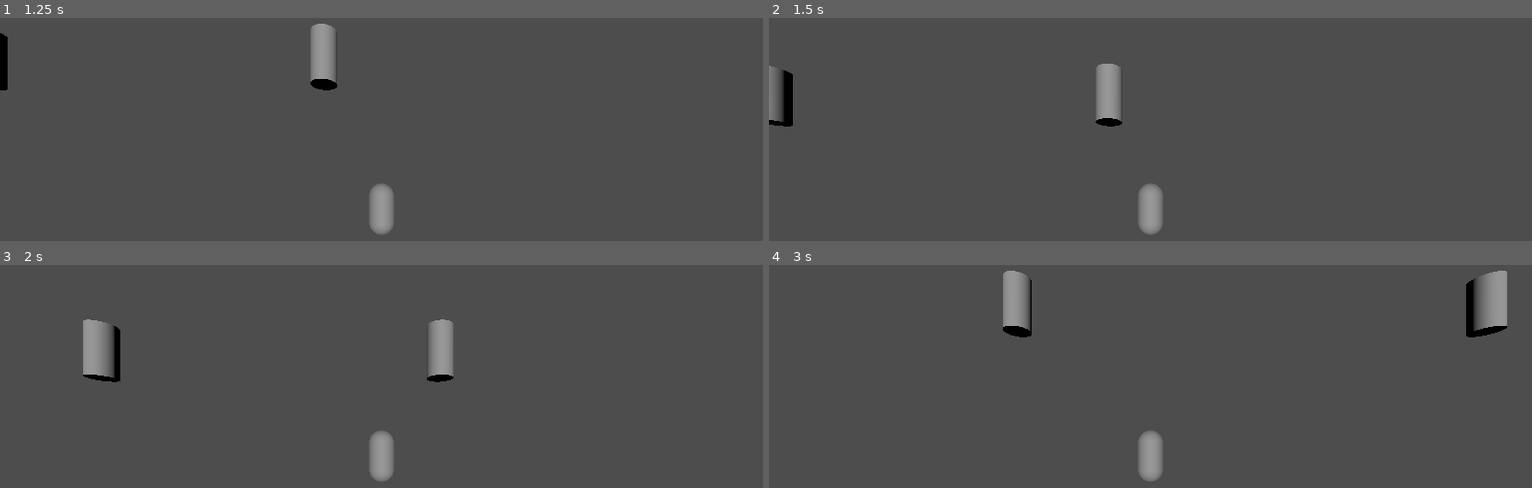
Above: before the commit, frames 1-4 (two rows, left to right).
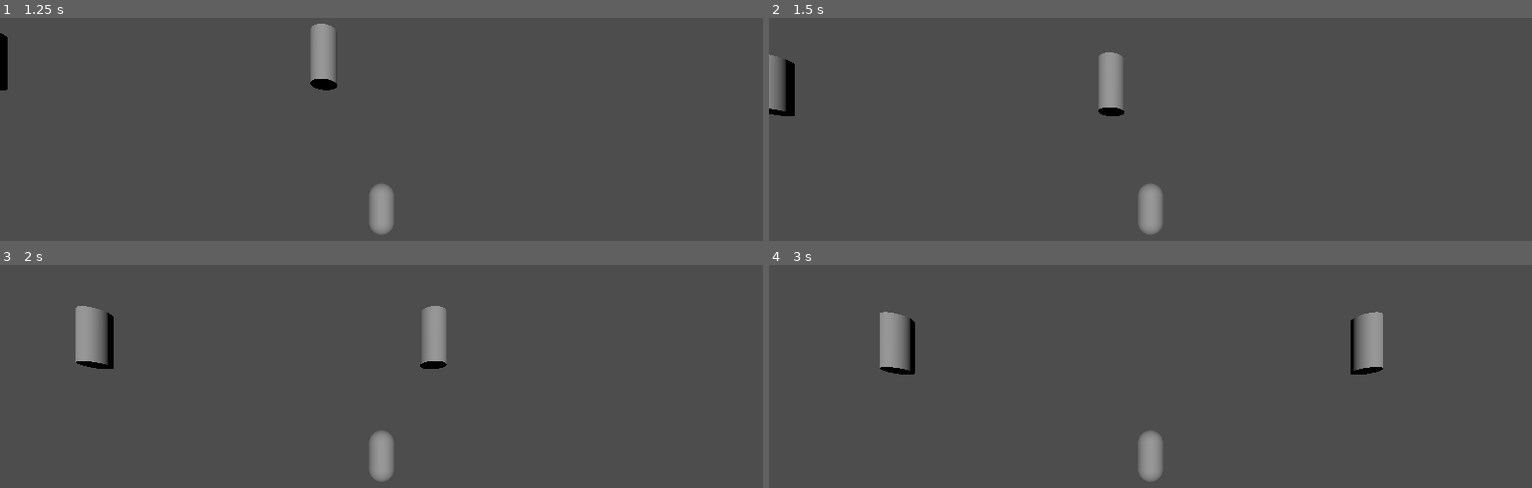
Above: after the commit, the same moments.

Repository: KaratePikachu/jamfestspring2026
Game: Godot game, scene res://test_scene_3d.tscn
Two runs of this game, one before a commit and one after it. Both use one fixed random seed, a clock stepped at 60 frames per second and the inputs below.
Inputs:
- Up to frame 1 (1.25 s): hold Right (move_right) from 0.53 s (still down); hold Z (sprint) from 0.53 s (still down); tap X (jump) at 0.77, 0.8, 1.07 s
- Up to frame 2 (1.5 s): release Right (move_right) at 1.28 s; release Z (sprint) at 1.28 s; hold Left (move_left) from 1.28 s (still down); tap X (jump) at 1.35 s
- Up to frame 3 (2 s): keep holding Left (move_left); tap X (jump) at 1.52, 1.82 s; tap Z (sprint) at 1.55 s
- Up to frame 4 (3 s): release Left (move_left) at 2.03 s; hold Right (move_right) from 2.03 s (still down); tap Shift (rewind) at 2.1 s; tap X (jump) at 2.3 s; tap Z (sprint) at 2.85 s

Frame 1 is identical in both runs. In frame 2, 0.9% of the frame differs, in the area x 0-47%, y 15-49%; in frame 3, 2.2%; in frame 4, 4.2%, in the area x 14-97%, y 2-50%.

Commit message:
sprint full resets motion

Diff:
--- a/components/jump_component.gd
+++ b/components/jump_component.gd
@@ -7,12 +7,12 @@
 
 @export var slam_bounce_window : int = 8
 
-@export var slam_jump_strength : float = 15
-@export var normal_jump_strength : float = 11
+@export var slam_jump_strength : float = 11
+@export var normal_jump_strength : float = 8
 
 @export var double_jump_strength : float = -15
 
-@export var horizontal_boost_amount : float = 15
+@export var horizontal_boost_amount : float = 10
 
 var has_double_jump : bool = false
 var remaining_bounce_window : int = 0
--- a/components/movement_component.gd
+++ b/components/movement_component.gd
@@ -11,11 +11,11 @@
 
 func _input(event: InputEvent) -> void:
 	if event.is_action_pressed("sprint"):
-		player.internal_velocity.x *= 0.3
+		player.internal_velocity.x = 0
 		sprinting = true
 
 	if event.is_action_released("sprint"):
-		player.internal_velocity.x *= 0.3
+		player.internal_velocity.x = 0
 		sprinting = false
 
 func jump_boost() -> void:
--- a/test_scene_3d.tscn
+++ b/test_scene_3d.tscn
@@ -53,7 +53,7 @@
 shape = SubResource("BoxShape3D_qytyp")
 
 [node name="TimeTracker" parent="." unique_id=1621998994 instance=ExtResource("2_ujp4j")]
-transform = Transform3D(1, 0, 0, 0, 1, 0, 0, 0, 1, -42.372776, 0, 0)
+transform = Transform3D(1, 0, 0, 0, 1, 0, 0, 0, 1, -42.372776, 3.4275074, 0)
 
 [node name="TimeTracker2" parent="." unique_id=2052181499 instance=ExtResource("2_ujp4j")]
-transform = Transform3D(1, 0, 0, 0, 1, 0, 0, 0, 1, 40.930885, 0, 0)
+transform = Transform3D(1, 0, 0, 0, 1, 0, 0, 0, 1, 40.930885, 3.4275074, 0)
